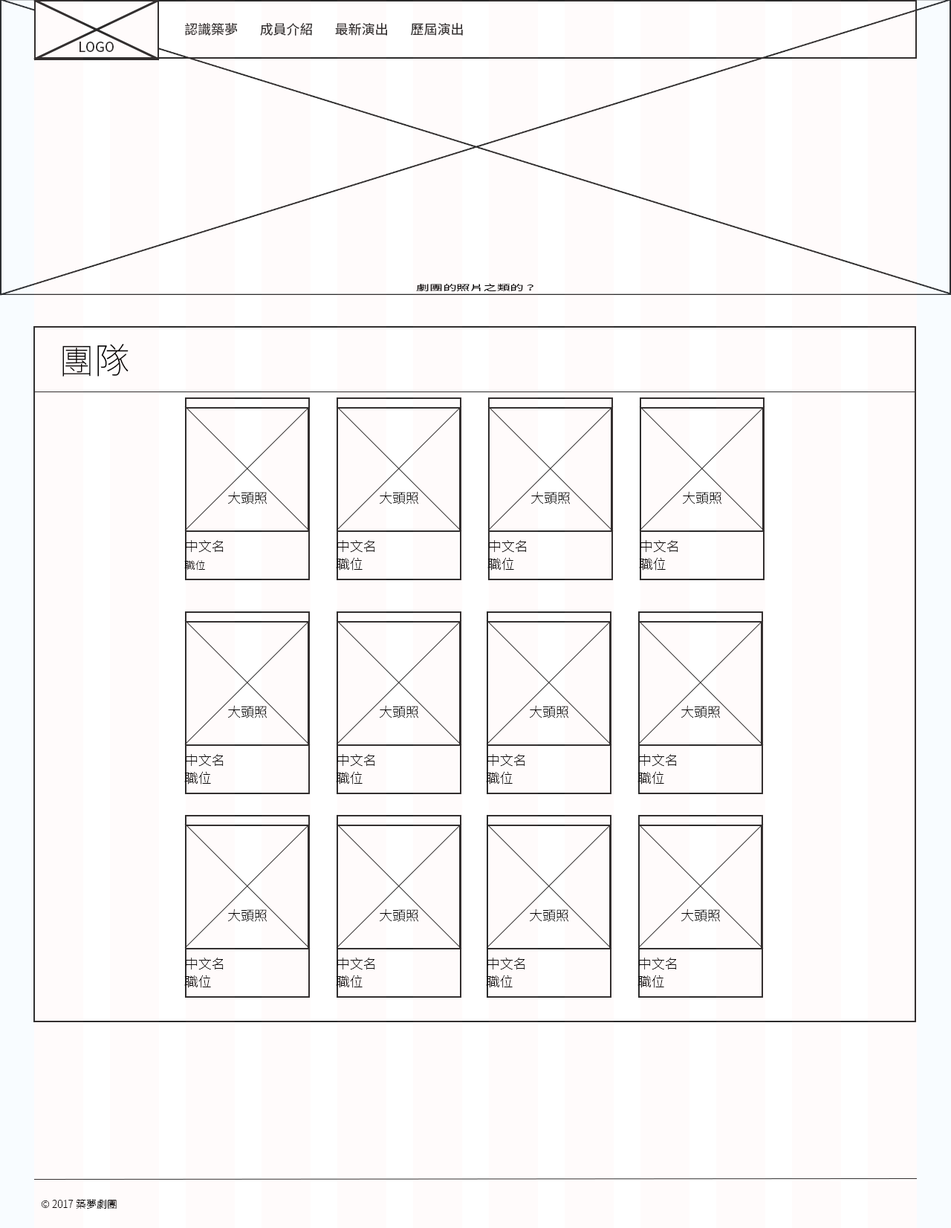
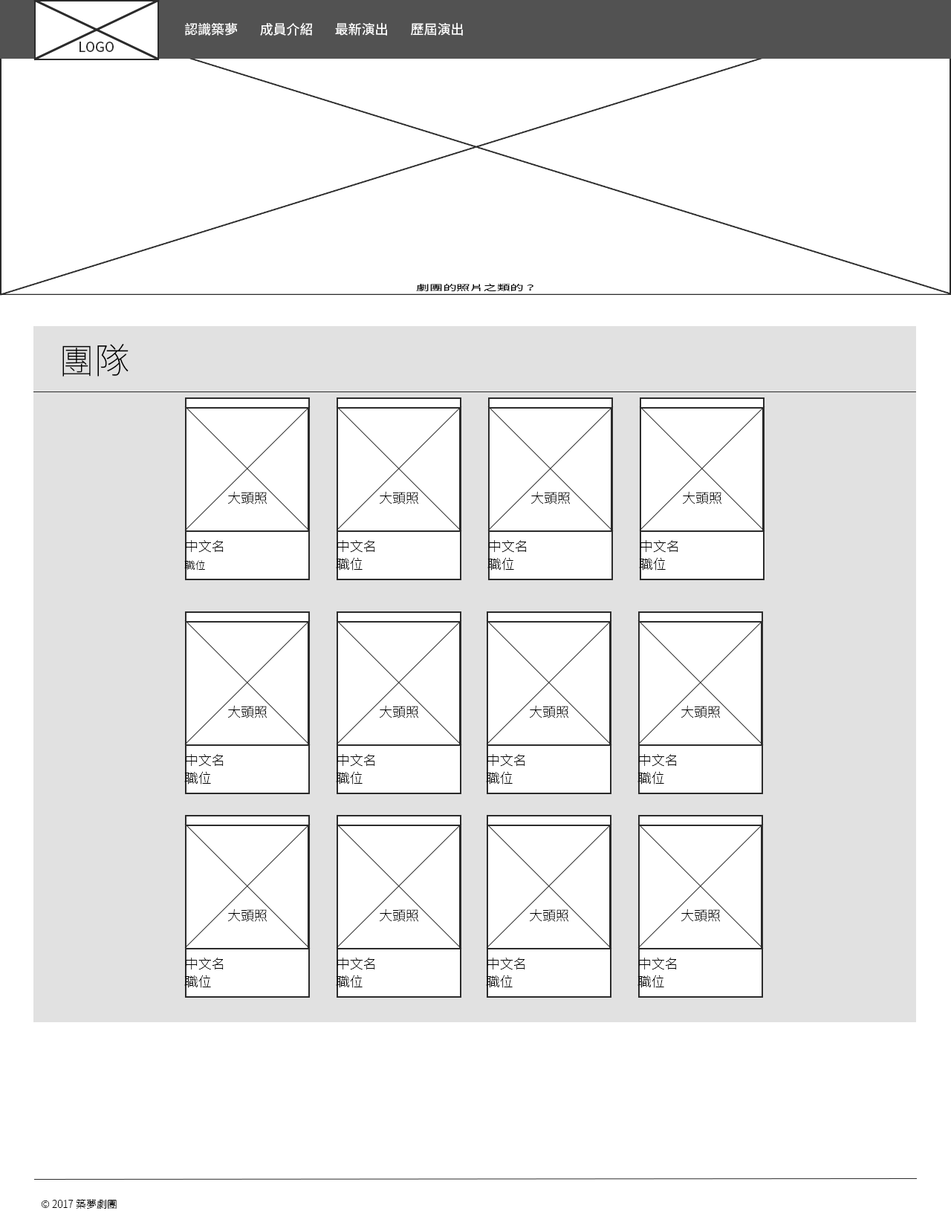
Before/after of a 951x1228 layered artwork. What changed in the layer stack:
hid group "Grid System" (2 layers) over (0, 0, 951, 1228)
painted on "最新演出" over (335, 22, 388, 36)
painted on "歷屆演出" over (410, 22, 463, 36)
painted on "成員介紹" over (260, 22, 313, 36)
painted on "認識築夢" over (184, 22, 238, 36)
moved "LOGO" above "1188px * 80px NAV / 實際上不會有框線" over (33, 0, 160, 61)
painted on "1188px * 80px NAV / 實際上不會有框線" over (0, 0, 951, 59)
painted on "矩形 1" over (33, 326, 916, 1023)
